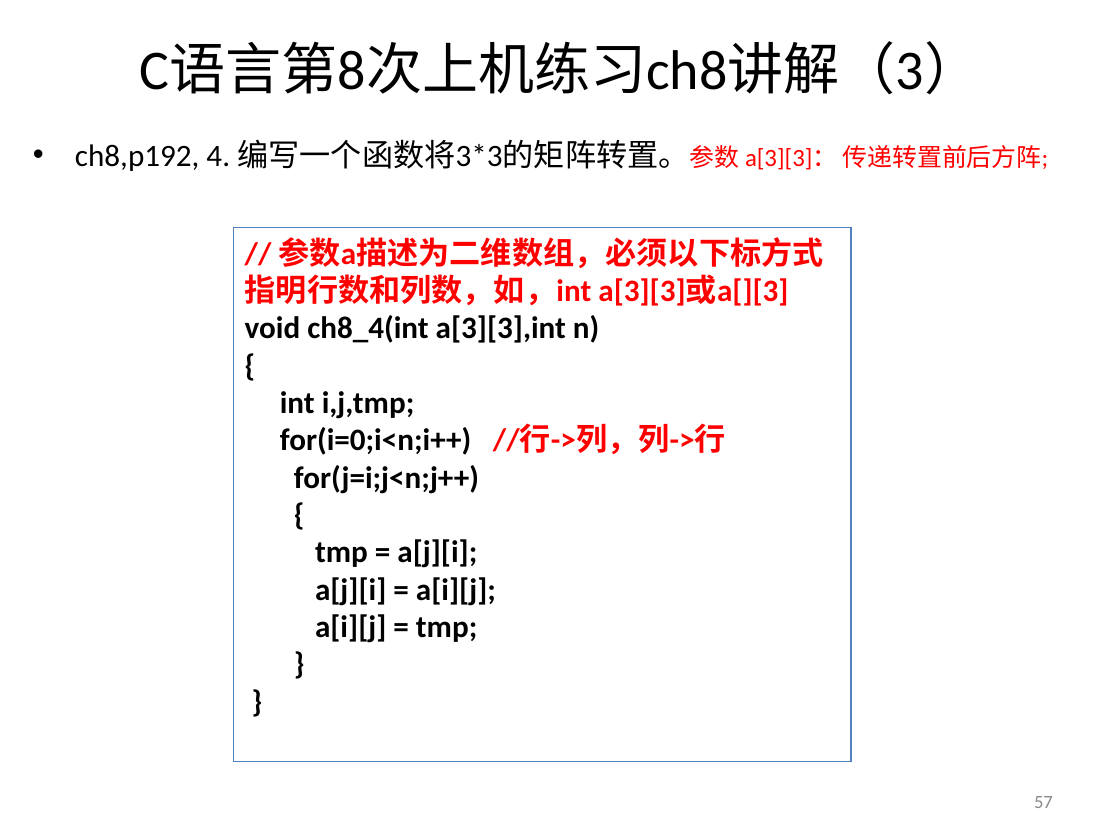
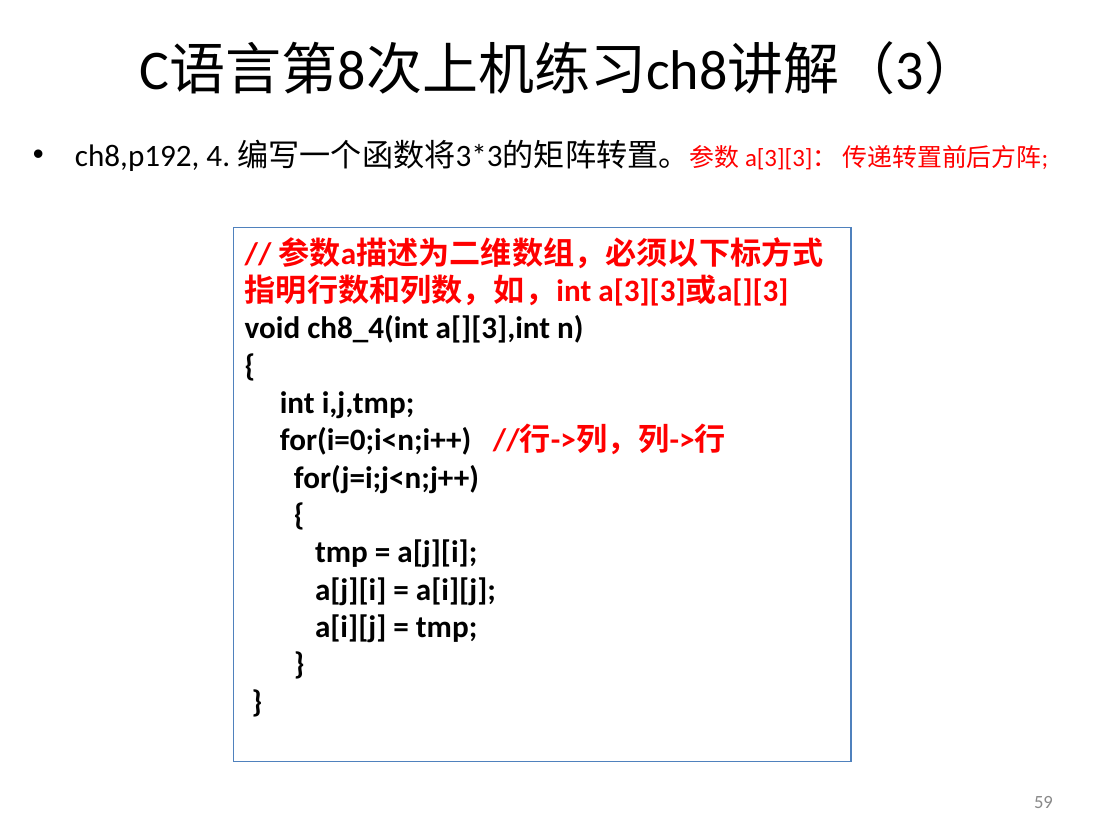
Before and after one commit to jtrfid/C-Repositories, a slide deck: slide 59 of 2016/上机安排.ppt (slide 57 before the commit). Drawn at 1120x840 pixels with LibreOffice and Linux fonts; fonts in the diff are those of the drawing. Boxes give left, top, right and bottom in pixels: in the first picture for what was removed or moved away, otherwise in the second. Text is boxed around its words. In the diff, an @@ line names an element or a change of style, - is before the commit and + after.

```diff
--- a/2016/上机安排.ppt
+++ b/2016/上机安排.ppt
@@ text in rectangle at <box>245,315,583,343</box>: text changed @@
-void ch8_4(int a[3][3],int n)
+void ch8_4(int a[][3],int n)
@@ page number at <box>1034,796,1053,808</box>: text changed @@
-57
+59
```
Also in this commit, not shown: 4 other slides changed, 3 slides added.
